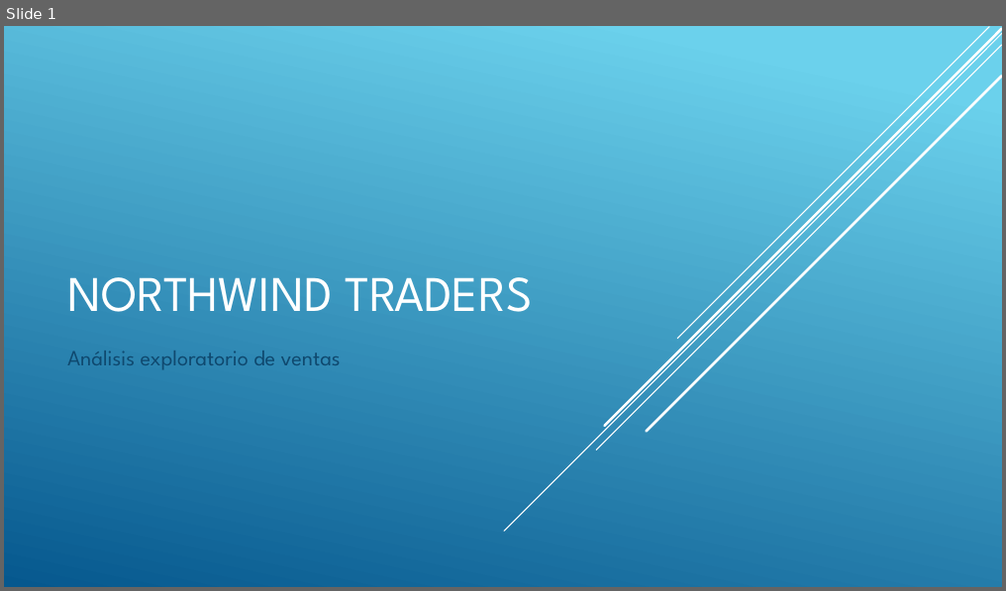
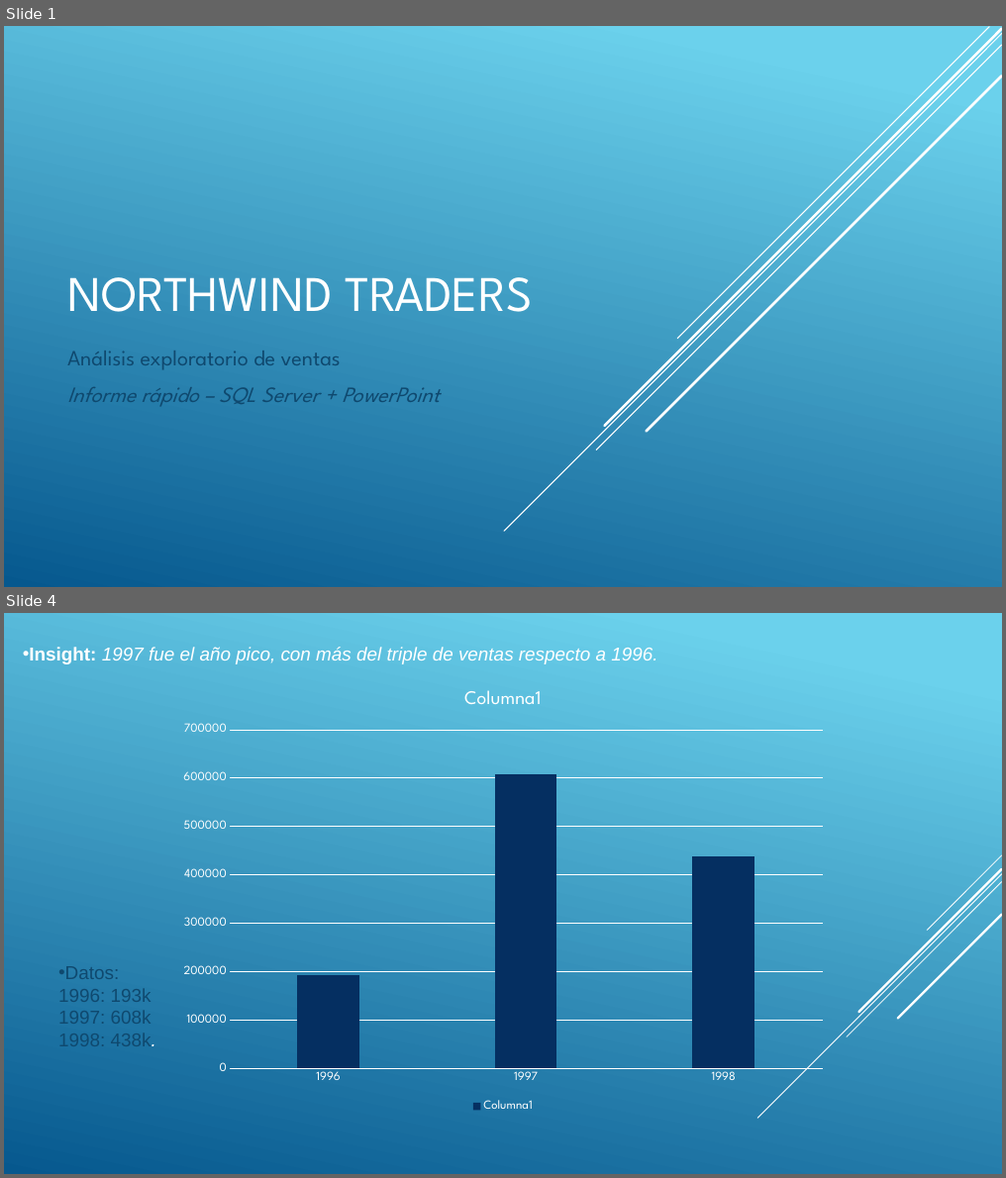
Before and after one commit to FedericoLami/NorthWind, a slide deck: Northwind traders.pptx. Shown one above the other, each under a label of ours: slide 1 before the commit, slides 1 and 4 after it; the slides between them are not shown. The pictures are 1006x591 and 1006x1178 pixels, drawn with LibreOffice and Linux fonts; fonts in the diff are those of the drawing. Boxes give left, top, right and bottom in pixels: in the first picture for what was removed or moved away, otherwise in the second. Text is boxed around its words. In the diff, an @@ line names an element or a change of style, - is before the commit and + after.

```diff
--- a/Northwind traders.pptx
+++ b/Northwind traders.pptx
@@ slide 4 added at <box>4,613,1002,1174</box>, background gradient #6ED2EB to #06588E @@
@@ text added at <box>29,647,657,664</box>, 18 pt, text #FFFFFF, italic @@
+• Insight: 1997 fue el año pico, con más del triple de ventas respecto a 1996.
@@ column chart added at <box>170,672,836,1116</box> @@
+title "Columna1"
+categories: 1996, 1997, 1998
+Columna1: 190000, 610000, 440000
@@ group added at <box>757,856,1002,1118</box>: 5 lines @@
@@ text added at <box>58,966,156,1047</box>, 18 pt, text #0F496F @@
+• Datos:
+  1996: 193k
+  1997: 608k
+  1998: 438k.
@@ slide 1 changed as well @@
@@ subtitle at <box>67,387,440,406</box>: paragraph added @@
+Informe rápido – SQL Server + PowerPoint
```
Also in this commit, not shown: 2 other slides added, 1 slide removed.
